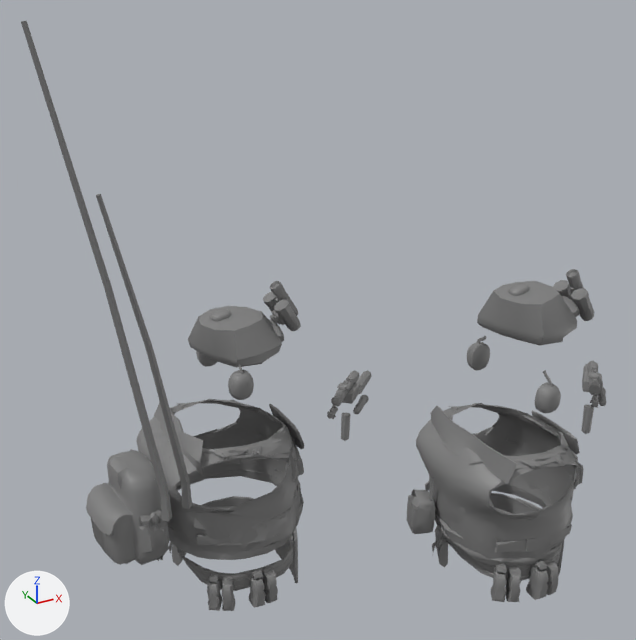
What one commit did to the glTF model art/parts/inf_kit/demo_squad.glb.
One viewpoint serves both versions: a 50 mm camera at (-1.33, -1.82, 2.74) aimed at (-0.18, 0.28, 1.7). Lighting does not change. The marker at lower left points along +X, +Y and +Z. The first picture is the older version. Vertices at exactly the same position are counted once.

The first picture shows 'kit_armour_1_carrier_demo_a', 'kit_armour_1_carrier_demo_b', 'kit_armour_1_helmet_cover_demo_a', 'kit_armour_1_helmet_cover_demo_b', 'kit_armour_2_throat_demo_b', 'kit_armour_3_yoke_demo_a', 'kit_armour_3_yoke_demo_b', 'kit_firepower_1_battle_belt_demo_a', 'kit_firepower_1_battle_belt_demo_b', 'kit_firepower_1_mag_pouches_demo_a', 'kit_firepower_1_mag_pouches_demo_b', 'kit_sensors_1_headset_L_demo_a', 'kit_sensors_1_headset_L_demo_b', 'kit_sensors_1_headset_R_demo_a', 'kit_sensors_2_radio_panel_demo_b', 'kit_sensors_2_whip_short_demo_b', 'kit_sensors_3_radio_pack_demo_b', 'kit_sensors_3_whip_long_demo_b' and 26 more.
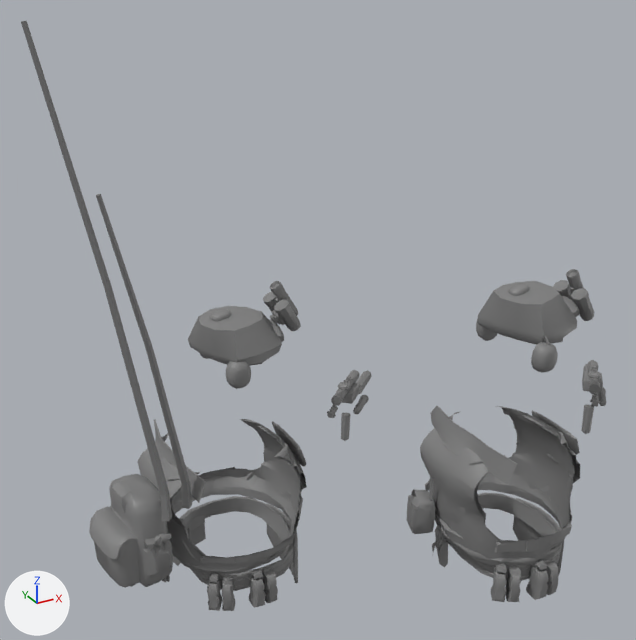
Boxes [x1, y1, x2, y2] around the edits, measured in the pictures (636 x 640 px; the box of a moved part takes in the faces that stretch with it):
'kit_armour_1_carrier_demo_b', reshaped: before [136, 399, 304, 560]; after [138, 419, 307, 575]
'kit_armour_1_carrier_demo_a', reshaped: before [416, 403, 584, 567]; after [420, 406, 580, 567]
'kit_sensors_3_radio_pack_demo_b', moved, turned: before [86, 450, 169, 565]; after [89, 474, 173, 588]
'kit_armour_3_yoke_demo_b', reshaped (11% taller): before [154, 401, 204, 476]; after [154, 420, 206, 503]
'kit_sensors_1_headset_L_demo_a', moved: before [535, 370, 561, 413]; after [531, 336, 558, 373]
'kit_sensors_1_headset_L_demo_b', moved: before [228, 363, 254, 400]; after [226, 360, 251, 389]
'kit_armour_2_throat_demo_b', moved: before [269, 404, 304, 449]; after [272, 421, 306, 467]
'kit_sensors_1_headset_R_demo_a', moved: before [467, 336, 490, 370]; after [476, 322, 498, 341]
'kit_sensors_2_radio_panel_demo_b', moved, turned (mostly hidden): before [130, 449, 163, 561]; after [131, 474, 173, 583]
part 1 of me_kit_armour_1_carrier_demo_a, moved or reshaped: before [448, 433, 584, 554]; after [448, 433, 580, 554]
part 2 of me_kit_armour_1_carrier_demo_a, moved or reshaped: before [416, 403, 534, 493]; after [420, 406, 536, 493]
part 3 of me_kit_armour_1_carrier_demo_b, rebuilt: before [136, 399, 304, 560]; after [138, 419, 307, 575]
part 4 of me_kit_armour_1_carrier_demo_b, added: after [262, 536, 294, 557]
part 5 of me_kit_armour_1_carrier_demo_b, added: after [203, 467, 235, 476]
part 6 of me_kit_armour_1_carrier_demo_b, deleted: before [201, 448, 259, 462]

What changed in the scene script:
```text
Change me_kit_armour_1_carrier_demo_a:
    remove me_kit_armour_1_carrier_demo_a.from_pydata(...)  # 1252 vertices, 2299 faces; spans x 0.019..0.459, y -0.322..0.111, z 1.055..1.42
    add me_kit_armour_1_carrier_demo_a.from_pydata(...)  # 1114 vertices, 1666 faces; spans x 0.019..0.459, y -0.322..0.111, z 1.055..1.42
    me_kit_armour_1_carrier_demo_a part 1: 5 vertices moved from x 0.071..0.401, y -0.268..-0.236, z 1.184..1.377 to x 0.07..0.406, y -0.237..-0.236, z 1.197..1.383; 294 vertices removed from x 0.028..0.433, y -0.32..-0.237, z 1.161..1.42; 222 vertices added at x 0.028..0.435, y -0.321..-0.236, z 1.16..1.418
    me_kit_armour_1_carrier_demo_a part 2: 2 vertices moved from x 0.147..0.398, y 0.04..0.091, z 1.163..1.192 to x 0.11..0.41, y 0.026..0.076, z 1.16..1.19; 260 vertices removed from x 0.034..0.433, y 0.025..0.11, z 1.161..1.419; 218 vertices added at x 0.029..0.433, y 0.024..0.11, z 1.16..1.419
    other edits to the shape of me_kit_armour_1_carrier_demo_a do not show in these pictures
Change me_kit_armour_1_carrier_demo_b:
    remove me_kit_armour_1_carrier_demo_b.from_pydata(...)  # 1232 vertices, 2299 faces; spans x -0.718..-0.228, y 0.103..0.563, z 1.055..1.42
    add me_kit_armour_1_carrier_demo_b.from_pydata(...)  # 1069 vertices, 1564 faces; spans x -0.715..-0.231, y 0.103..0.578, z 0.995..1.34
    me_kit_armour_1_carrier_demo_b part 3: the loose piece of 1198 vertices spanning x -0.718..-0.228, y 0.103..0.563, z 1.055..1.42 is rebuilt with 1001 vertices and now spans x -0.715..-0.231, y 0.103..0.578, z 0.995..1.34
    me_kit_armour_1_carrier_demo_b part 4: a new loose piece of 25 vertices spanning x -0.463..-0.347, y 0.103..0.127, z 1.059..1.08, in mat_kit_stub (picture img_kit_stub_2x2)
    me_kit_armour_1_carrier_demo_b part 5: a new loose piece of 23 vertices spanning x -0.464..-0.35, y 0.549..0.578, z 1.059..1.08, in mat_kit_stub (picture img_kit_stub_2x2)
    me_kit_armour_1_carrier_demo_b part 6: 6 loose pieces with 34 vertices, spanning x -0.692..-0.31, y 0.125..0.489, z 1.256..1.411, are deleted
    other edits to the shape of me_kit_armour_1_carrier_demo_b do not show in these pictures
Change me_kit_armour_2_throat_demo_b:
    remove me_kit_armour_2_throat_demo_b.from_pydata(...)  # 96 vertices, 188 faces; spans x -0.281..-0.234, y 0.226..0.423, z 1.267..1.372
    add me_kit_armour_2_throat_demo_b.from_pydata(...)  # 96 vertices, 188 faces; spans x -0.263..-0.216, y 0.248..0.444, z 1.187..1.291
    me_kit_armour_2_throat_demo_b part 7: the whole mesh is moved by (0.018, 0.021, -0.081)
Change me_kit_armour_3_yoke_demo_b:
    remove me_kit_armour_3_yoke_demo_b.from_pydata(...)  # 20 vertices, 24 faces; spans x -0.65..-0.589, y 0.118..0.505, z 1.385..1.448
    add me_kit_armour_3_yoke_demo_b.from_pydata(...)  # 20 vertices, 24 faces; spans x -0.68..-0.617, y 0.108..0.519, z 1.307..1.367
    me_kit_armour_3_yoke_demo_b part 8: the whole mesh is rebuilt
Change me_kit_sensors_1_headset_l_demo_a:
    remove me_kit_sensors_1_headset_l_demo_a.from_pydata(...)  # 144 vertices, 280 faces; spans x 0.2136..0.2836, y -0.2761..-0.2202, z 1.531..1.6499
    add me_kit_sensors_1_headset_l_demo_a.from_pydata(...)  # 144 vertices, 280 faces; spans x 0.2136..0.2836, y -0.2465..-0.1906, z 1.6435..1.7624
    me_kit_sensors_1_headset_l_demo_a part 9: the whole mesh is moved by (0.0, 0.0296, 0.1125)
Change me_kit_sensors_1_headset_l_demo_b:
    remove me_kit_sensors_1_headset_l_demo_b.from_pydata(...)  # 144 vertices, 280 faces; spans x -0.4915..-0.4215, y 0.1984..0.2543, z 1.531..1.6499
    add me_kit_sensors_1_headset_l_demo_b.from_pydata(...)  # 144 vertices, 280 faces; spans x -0.4915..-0.4215, y 0.2135..0.2694, z 1.5605..1.6794
    me_kit_sensors_1_headset_l_demo_b part 10: the whole mesh is moved by (0.0, 0.0151, 0.0295)
Change me_kit_sensors_1_headset_r_demo_a:
    remove me_kit_sensors_1_headset_r_demo_a.from_pydata(...)  # 144 vertices, 280 faces; spans x 0.2136..0.2836, y 0.024..0.0799, z 1.531..1.6499
    add me_kit_sensors_1_headset_r_demo_a.from_pydata(...)  # 144 vertices, 280 faces; spans x 0.2136..0.2836, y -0.0081..0.0477, z 1.6435..1.7624
    me_kit_sensors_1_headset_r_demo_a part 11: the whole mesh is moved by (0.0, -0.0322, 0.1125)
Change me_kit_sensors_2_radio_panel_demo_b:
    remove me_kit_sensors_2_radio_panel_demo_b.from_pydata(...)  # 230 vertices, 386 faces; spans x -0.781..-0.713, y 0.184..0.38, z 1.08..1.38
    add me_kit_sensors_2_radio_panel_demo_b.from_pydata(...)  # 230 vertices, 386 faces; spans x -0.783..-0.706, y 0.176..0.369, z 1.003..1.303
    me_kit_sensors_2_radio_panel_demo_b part 12: the whole mesh is turned 7.4 degrees about the z axis through its middle, then moved by (0.002, -0.009, -0.077)
Change me_kit_sensors_3_radio_pack_demo_b:
    remove me_kit_sensors_3_radio_pack_demo_b.from_pydata(...)  # 255 vertices, 514 faces; spans x -0.905..-0.71, y 0.146..0.389, z 1.093..1.4
    add me_kit_sensors_3_radio_pack_demo_b.from_pydata(...)  # 255 vertices, 514 faces; spans x -0.905..-0.707, y 0.143..0.386, z 1.014..1.321
    me_kit_sensors_3_radio_pack_demo_b part 13: the whole mesh is turned 2.5 degrees about the z axis through its middle, then moved by (0.002, -0.004, -0.079)
```
